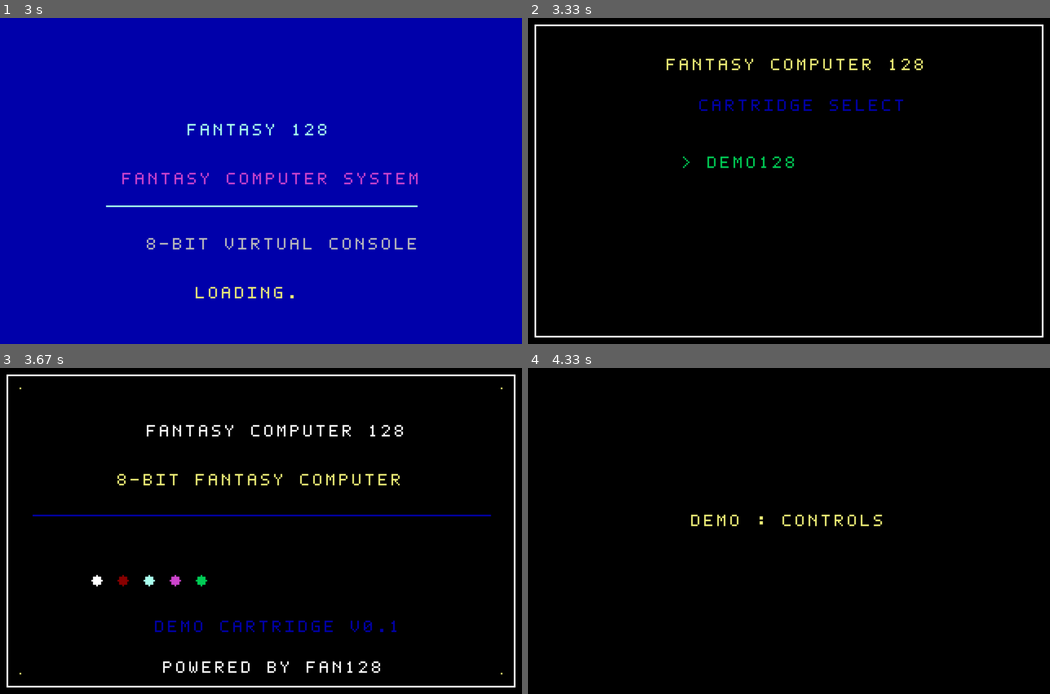
Above: before the commit, frames 1-4 (two rows, left to right).
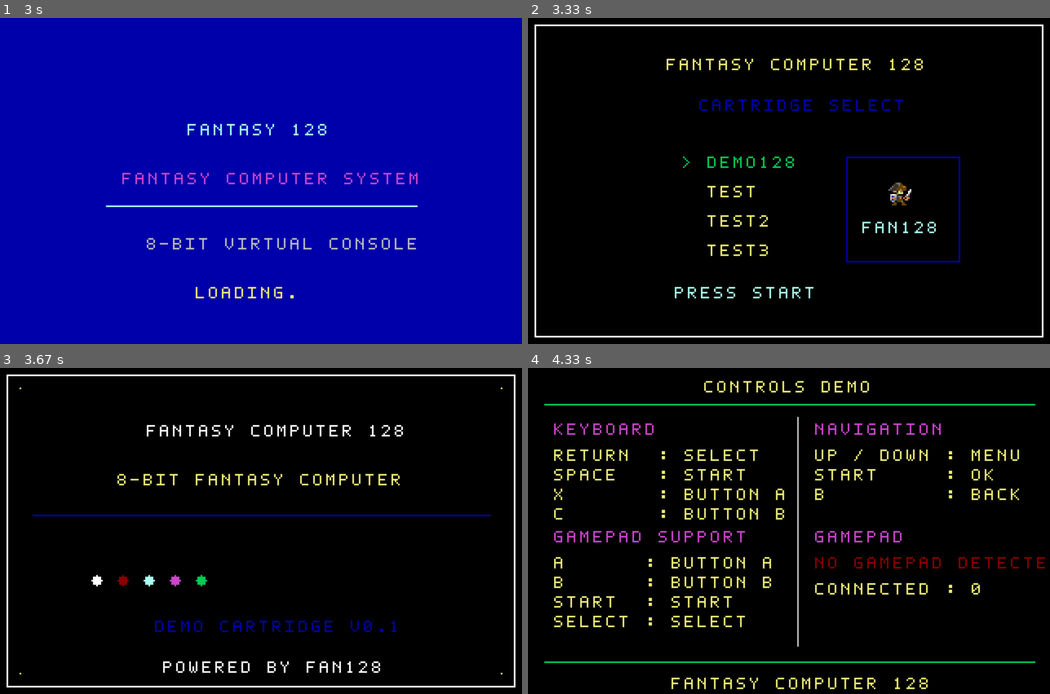
Above: after the commit, the same moments.

Repository: Christever/FantasyComputer128
Game: LÖVE game, started from main.lua
The game is run twice, just before and just after one commit, with the same random seed, the same clock (stepped at 60 frames per second) and the same inputs.
Inputs:
- Up to frame 1 (3 s): no input
- Up to frame 2 (3.33 s): no input
- Up to frame 3 (3.67 s): tap Enter at 3.33 s
- Up to frame 4 (4.33 s): tap Enter at 3.67, 4 s

Frame 1 is identical in both runs. In frame 2, 1.7% of the frame differs, in the area x 28-83%, y 42-87%; in frame 3, nothing differs; in frame 4, 8.7%, in the area x 3-100%, y 3-99%.

Commit message:
Add demo sprites and control demo for Fantasy Computer 128
- Introduced new sprite files for Chest, Player, Slime, and Tree.
- Created ControlsDemo.lua to display keyboard and gamepad controls.
- Added main.lua files for multiple cartridges (test, test2, test3, test4) with basic functionality and return options.
- Included a test PNG asset for visual representation.

Diff:
--- a/api/Input.lua
+++ b/api/Input.lua
@@ -103,7 +103,24 @@
         return 0
     end
 
-    return input:getJoystickCount()
+    return #input.joysticks
+end
+
+--- Retourne le nom d'une manette connectée.
+---@param joystickIndex integer
+---@return string
+function InputAPI.joystickName(joystickIndex)
+    if not input then
+        return ""
+    end
+
+    local joystickData = input.joysticks[joystickIndex]
+
+    if not joystickData then
+        return ""
+    end
+
+    return joystickData.joystick:getName()
 end
 
 --- Vérifie si une manette est connectée à un index donné.
--- a/api/fan128.lua
+++ b/api/fan128.lua
@@ -247,6 +247,11 @@
 ---@return integer
 function f_joystickCount() end
 
+--- Retourne le nom d'une manette connectée.
+---@param joystickIndex integer
+---@return string
+function f_joystickName(joystickIndex) end
+
 --- Vérifie si une manette est connectée.
 ---@param joystickIndex integer
 ---@return boolean
--- /dev/null
+++ b/cartridges/demo128/demos/ControlsDemo.lua
@@ -0,0 +1,47 @@
+local ControlsDemo = {}
+
+function ControlsDemo.draw()
+    f_cls(0)
+
+    f_print("CONTROLS DEMO", 108, 8, 7)
+    f_line(10, 22, 310, 22, 5)
+
+    -- Clavier
+    f_print("KEYBOARD", 16, 34, 4)
+    f_print("RETURN  : SELECT", 16, 50, 7)
+    f_print("SPACE   : START", 16, 62, 7)
+    f_print("X       : BUTTON A", 16, 74, 7)
+    f_print("C       : BUTTON B", 16, 86, 7)
+
+    -- Gamepad
+    f_print("GAMEPAD SUPPORT", 16, 100, 4)
+    f_print("A      : BUTTON A", 16, 116, 7)
+    f_print("B      : BUTTON B", 16, 128, 7)
+    f_print("START  : START", 16, 140, 7)
+    f_print("SELECT : SELECT", 16, 152, 7)
+
+    f_line(165, 30, 165, 170, 15)
+
+    -- Navigation
+    f_print("NAVIGATION", 176, 34, 4)
+    f_print("UP / DOWN : MENU", 176, 50, 7)
+    f_print("START     : OK", 176, 62, 7)
+    f_print("B         : BACK", 176, 74, 7)
+
+    f_print("GAMEPAD", 176, 100, 4)
+
+    if f_joystickCount() > 0 then
+        f_print("GAMEPAD DETECTED", 176, 116, 5)
+    else
+        f_print("NO GAMEPAD DETECTED", 176, 116, 2)
+    end
+    f_print("CONNECTED : " .. f_joystickCount(), 176, 132, 7)
+    if f_joystickCount() > 0 then
+        f_print(f_joystickName(1), 176, 144, 7)
+    end
+
+    f_line(10, 180, 310, 180, 5)
+    f_print("FANTASY COMPUTER 128", 88, 190, 7)
+end
+
+return ControlsDemo
--- a/cartridges/demo128/demos/SpritesDemo.lua
+++ b/cartridges/demo128/demos/SpritesDemo.lua
@@ -1,85 +1,16 @@
-local animationTimer = 0
-local currentFrame = 1
 local SpritesDemo = {}
-local playerFrames = {}
-local frameDuration = 0.25
+local PlayerSprite = require("cartridges.demo128.demos.sprites.PlayerSprite")
+local ChestSprite = require("cartridges.demo128.demos.sprites.ChestSprite")
+local SlimeSprite = require("cartridges.demo128.demos.sprites.SlimeSprite")
+local TreeSprite = require("cartridges.demo128.demos.sprites.TreeSprite")
 
-local function createPlayerSprite()
-    local sprite = f_sprite(16, 16, -1)
+local player, chest, slime, tree
 
-    -- Chapeau
-    for x = 5, 12 do
-        f_spr_pixel(sprite, x, 2, 4)
-    end
-
-    -- Tete
-    for y = 3, 8 do
-        for x = 4, 13 do
-            f_spr_pixel(sprite, x, y, 7)
-        end
-    end
-
-    -- Yeux
-    f_spr_pixel(sprite, 6, 5, 0)
-    f_spr_pixel(sprite, 11, 5, 0)
-
-    -- Corps
-    for y = 9, 13 do
-        for x = 5, 12 do
-            f_spr_pixel(sprite, x, y, 3)
-        end
-    end
-
-    return sprite
-end
-
-function SpritesDemo.createPlayer()
-    -- Image 1 : jambes normales
-    playerFrames[1] = createPlayerSprite()
-
-    for x = 5, 7 do
-        f_spr_pixel(playerFrames[1], x, 14, 4)
-    end
-
-    for x = 10, 12 do
-        f_spr_pixel(playerFrames[1], x, 14, 4)
-    end
-
-    -- Image 2 : jambe gauche avance
-    playerFrames[2] = createPlayerSprite()
-
-    for x = 5, 7 do
-        f_spr_pixel(playerFrames[2], x, 14, 4)
-    end
-
-    for x = 10, 12 do
-        f_spr_pixel(playerFrames[2], x, 15, 4)
-    end
-
-    -- Image 3 : jambe droite avance
-    playerFrames[3] = createPlayerSprite()
-
-    for x = 5, 7 do
-        f_spr_pixel(playerFrames[3], x, 15, 4)
-    end
-
-    for x = 10, 12 do
-        f_spr_pixel(playerFrames[3], x, 14, 4)
-    end
-end
-
-function SpritesDemo.update(dt)
-    animationTimer = animationTimer + dt
-
-    if animationTimer >= frameDuration then
-        animationTimer = animationTimer - frameDuration
-
-        currentFrame = currentFrame + 1
-
-        if currentFrame > #playerFrames then
-            currentFrame = 1
-        end
-    end
+function SpritesDemo.create()
+    player = PlayerSprite.create()
+    chest = ChestSprite.create()
+    slime = SlimeSprite.create()
+    tree = TreeSprite.create()
 end
 
 function SpritesDemo.draw()
@@ -93,17 +24,32 @@
 
     -- Zone gauche : creation directe
     f_print("SPRITE CREATION", 16, 34, 4)
-    f_print("Internal\ninstructions", 16, 46, 7)
 
-    local player = playerFrames[currentFrame]
-
+    -- Premiere rangee
     if player then
-        f_spr(player, 56, 72)
+        f_spr(player, 40, 60)
+        f_print("PLAYER", 32, 82, 7)
     end
 
-    f_print("f_sprite()", 16, 130, 7)
-    f_print("f_spr_pixel()", 16, 142, 7)
-    f_print("f_spr()", 16, 154, 7)
+    if chest then
+        f_spr(chest, 112, 60)
+        f_print("CHEST", 104, 82, 7)
+    end
+
+    -- Deuxieme rangee
+    if slime then
+        f_spr(slime, 40, 100)
+        f_print("SLIME", 32, 122, 7)
+    end
+
+    if tree then
+        f_spr(tree, 112, 100)
+        f_print("TREE", 108, 122, 7)
+    end
+
+    -- Instructions
+    f_print("f_sprite()", 16, 142, 3)
+    f_print("f_spr_pixel()", 16, 154, 3)
 
     -- Separateur vertical
     f_line(160, 30, 160, 175, 5)
@@ -111,7 +57,6 @@
     -- Zone droite : spritesheet
     f_print("SPRITESHEET", 180, 34, 3)
     f_print("Image loading", 180, 46, 7)
-
     f_print("Coming soon...", 180, 90, 6)
 
     -- Bas de l'ecran
--- /dev/null
+++ b/cartridges/demo128/demos/sprites/ChestSprite.lua
@@ -0,0 +1,35 @@
+local ChestSprite = {}
+
+function ChestSprite.create()
+    local sprite = f_sprite(16, 16, -1)
+
+    -- Corps du coffre
+    for y = 5, 13 do
+        for x = 2, 13 do
+            f_spr_pixel(sprite, x, y, 4)
+        end
+    end
+
+    -- Couvercle
+    for y = 3, 5 do
+        for x = 2, 13 do
+            f_spr_pixel(sprite, x, y, 6)
+        end
+    end
+
+    -- Bordure
+    for y = 5, 13 do
+        f_spr_pixel(sprite, 2, y, 6)
+        f_spr_pixel(sprite, 13, y, 6)
+    end
+
+    -- Fermeture
+    f_spr_pixel(sprite, 7, 7, 7)
+    f_spr_pixel(sprite, 8, 7, 7)
+    f_spr_pixel(sprite, 7, 8, 7)
+    f_spr_pixel(sprite, 8, 8, 7)
+
+    return sprite
+end
+
+return ChestSprite
--- /dev/null
+++ b/cartridges/demo128/demos/sprites/PlayerSprite.lua
@@ -0,0 +1,41 @@
+local PlayerSprite = {}
+
+function PlayerSprite.create()
+    local sprite = f_sprite(16, 16, -1)
+
+    -- Chapeau
+    for x = 5, 12 do
+        f_spr_pixel(sprite, x, 2, 4)
+    end
+
+    -- Tete
+    for y = 3, 8 do
+        for x = 4, 13 do
+            f_spr_pixel(sprite, x, y, 7)
+        end
+    end
+
+    -- Yeux
+    f_spr_pixel(sprite, 6, 5, 0)
+    f_spr_pixel(sprite, 11, 5, 0)
+
+    -- Corps
+    for y = 9, 13 do
+        for x = 5, 12 do
+            f_spr_pixel(sprite, x, y, 3)
+        end
+    end
+
+    -- Jambes
+    for x = 5, 7 do
+        f_spr_pixel(sprite, x, 14, 4)
+    end
+
+    for x = 10, 12 do
+        f_spr_pixel(sprite, x, 14, 4)
+    end
+
+    return sprite
+end
+
+return PlayerSprite
--- /dev/null
+++ b/cartridges/demo128/demos/sprites/SlimeSprite.lua
@@ -0,0 +1,40 @@
+local SlimeSprite = {}
+
+function SlimeSprite.create()
+    local sprite = f_sprite(16, 16, -1)
+
+    -- Corps
+    for y = 5, 11 do
+        local startX = 3
+        local endX = 12
+
+        if y == 5 then
+            startX = 6
+            endX = 9
+        elseif y == 6 then
+            startX = 4
+            endX = 11
+        end
+
+        for x = startX, endX do
+            f_spr_pixel(sprite, x, y, 3)
+        end
+    end
+
+    -- Base
+    for x = 2, 13 do
+        f_spr_pixel(sprite, x, 12, 3)
+    end
+
+    -- Yeux
+    f_spr_pixel(sprite, 6, 8, 7)
+    f_spr_pixel(sprite, 10, 8, 7)
+
+    -- Pupilles
+    f_spr_pixel(sprite, 6, 9, 0)
+    f_spr_pixel(sprite, 10, 9, 0)
+
+    return sprite
+end
+
+return SlimeSprite
--- /dev/null
+++ b/cartridges/demo128/demos/sprites/TreeSprite.lua
@@ -0,0 +1,40 @@
+local TreeSprite = {}
+
+function TreeSprite.create()
+    local sprite = f_sprite(16, 16, -1)
+
+    -- Feuillage
+    for y = 2, 9 do
+        local startX = 4
+        local endX = 11
+
+        if y == 2 then
+            startX = 7
+            endX = 8
+        elseif y == 3 then
+            startX = 5
+            endX = 10
+        elseif y == 8 then
+            startX = 2
+            endX = 13
+        elseif y == 9 then
+            startX = 4
+            endX = 11
+        end
+
+        for x = startX, endX do
+            f_spr_pixel(sprite, x, y, 3)
+        end
+    end
+
+    -- Tronc
+    for y = 10, 14 do
+        for x = 7, 8 do
+            f_spr_pixel(sprite, x, y, 4)
+        end
+    end
+
+    return sprite
+end
+
+return TreeSprite
--- a/cartridges/demo128/main.lua
+++ b/cartridges/demo128/main.lua
@@ -4,6 +4,7 @@
 local GraphicsDemo  = require("cartridges.demo128.demos.GraphicsDemo")
 local PaletteDemo   = require("cartridges.demo128.demos.PaletteDemo")
 local SpritesDemo   = require("cartridges.demo128.demos.SpritesDemo")
+local ControlsDemo  = require("cartridges.demo128.demos.ControlsDemo")
 
 local SCREEN_WIDTH  = Config.SCREEN_WIDTH
 local SCREEN_HEIGHT = Config.SCREEN_HEIGHT
@@ -17,7 +18,8 @@
 
 
 function BOOT()
-    SpritesDemo.createPlayer()
+    SpritesDemo.create()
+
 end
 
 function FAN128(dt)
@@ -41,12 +43,13 @@
             currentScreen = "demo"
         end
     elseif currentScreen == "demo" then
-        if selectedItem == "GRAPHICS" then
+        if selectedItem == "CONTROLS" then
+            ControlsDemo.draw()
+        elseif selectedItem == "GRAPHICS" then
             GraphicsDemo.draw()
         elseif selectedItem == "PALETTE" then
             PaletteDemo.draw()
         elseif selectedItem == "SPRITES" then
-            SpritesDemo.update(dt)
             SpritesDemo.draw()
         else
             f_print("DEMO : " .. selectedItem, 100, 90, 7)
--- a/cartridges/main.lua
+++ b/cartridges/main.lua
@@ -1,12 +1,29 @@
 local cartridges = f_get_cartridges()
 local selection = 1
+local elapsed = 0
+
+local MAX_VISIBLE_CARTRIDGES = 4
+local firstVisible = 1
+
+local titleSheet
+local titleAnimation
 
 function BOOT()
     selection = 1
+    firstVisible = 1
+    elapsed = 0
+
+    titleSheet = f_spritesheet("cartridges/assets/title.png", 16, 16)
+    titleAnimation = f_animation(titleSheet, { 1, 2 }, 2, "loop")
 end
 
 function FAN128(dt)
     f_cls(0)
+    elapsed = elapsed + dt
+
+    f_rect(195, 85, 70, 65, 6)
+    f_spr(titleAnimation, 220, 100)
+    f_print("FAN128", 205, 125, 3)
 
     -- Cadre
     f_rect(4, 4, 312, 192, 1)
@@ -16,8 +33,9 @@
     f_print("CARTRIDGE SELECT", 105, 50, 6)
 
     -- Liste des cartouches
-    for i, cartridge in ipairs(cartridges) do
-        local y = 85 + (i - 1) * 18
+    for i = firstVisible, math.min(firstVisible + MAX_VISIBLE_CARTRIDGES - 1, #cartridges) do
+        local cartridge = cartridges[i]
+        local y = 85 + (i - firstVisible) * 18
 
         if i == selection then
             f_print(">", 95, y, 5)
@@ -45,6 +63,16 @@
         selection = 1
     end
 
+    if selection < firstVisible then
+        firstVisible = selection
+    elseif selection >= firstVisible + MAX_VISIBLE_CARTRIDGES then
+        firstVisible = selection - MAX_VISIBLE_CARTRIDGES + 1
+    end
+
+    if math.floor(elapsed * 2) % 2 == 0 then
+        f_print("PRESS START", 90, 165, 3)
+    end
+
     -- Validation
     if f_btnp("START") then
         f_load_cartridge(cartridges[selection].path)
--- /dev/null
+++ b/cartridges/test /main.lua
@@ -0,0 +1,22 @@
+local Config = require("cartridges.demo128.config")
+
+
+local SCREEN_WIDTH  = Config.SCREEN_WIDTH
+local SCREEN_HEIGHT = Config.SCREEN_HEIGHT
+local CENTER_X      = SCREEN_WIDTH / 2
+local CENTER_Y      = SCREEN_HEIGHT / 2
+
+function BOOT()
+
+end
+
+function FAN128(dt)
+    f_cls(0)
+    f_print("Cartouche 1", 115, 100, 2)
+    f_print("PRESS B TO RETURN", 90, 180, 3)
+
+    if f_btnp("B") then
+        f_load_cartridge("cartridges/main.lua")
+        return
+    end
+end
--- /dev/null
+++ b/cartridges/test2/main.lua
@@ -0,0 +1,25 @@
+
+local Config        = require("cartridges.demo128.config")
+
+
+local SCREEN_WIDTH  = Config.SCREEN_WIDTH
+local SCREEN_HEIGHT = Config.SCREEN_HEIGHT
+local CENTER_X      = SCREEN_WIDTH / 2
+local CENTER_Y      = SCREEN_HEIGHT / 2
+
+function BOOT()
+
+
+end
+
+function FAN128(dt)
+    f_cls(0)
+    f_print("Cartouche 2", 115,100,2)
+
+        f_print("PRESS B TO RETURN", 90, 180, 3)
+
+    if f_btnp("B") then
+        f_load_cartridge("cartridges/main.lua")
+        return
+    end
+end
--- /dev/null
+++ b/cartridges/test3/main.lua
@@ -0,0 +1,23 @@
+local Config = require("cartridges.demo128.config")
+
+
+local SCREEN_WIDTH  = Config.SCREEN_WIDTH
+local SCREEN_HEIGHT = Config.SCREEN_HEIGHT
+local CENTER_X      = SCREEN_WIDTH / 2
+local CENTER_Y      = SCREEN_HEIGHT / 2
+
+function BOOT()
+
+end
+
+function FAN128(dt)
+    f_cls(0)
+    f_print("Cartouche 3", 115, 100, 2)
+
+    f_print("PRESS B TO RETURN", 90, 180, 3)
+
+    if f_btnp("B") then
+        f_load_cartridge("cartridges/main.lua")
+        return
+    end
+end
--- /dev/null
+++ b/cartridges/test4/main.lua
@@ -0,0 +1,23 @@
+local Config = require("cartridges.demo128.config")
+
+
+local SCREEN_WIDTH  = Config.SCREEN_WIDTH
+local SCREEN_HEIGHT = Config.SCREEN_HEIGHT
+local CENTER_X      = SCREEN_WIDTH / 2
+local CENTER_Y      = SCREEN_HEIGHT / 2
+
+function BOOT()
+
+end
+
+function FAN128(dt)
+    f_cls(0)
+    f_print("Cartouche 4", 115, 100, 2)
+
+    f_print("PRESS B TO RETURN", 90, 180, 3)
+
+    if f_btnp("B") then
+        f_load_cartridge("cartridges/main.lua")
+        return
+    end
+end
--- a/programs/main.lua
+++ /dev/null
@@ -1,15 +0,0 @@
-function BOOT()
-
-end
-
-function FAN128()
-
-
-    for i = 0, 15 do
-        local x = 20 + (i % 8) * 36
-        local y = 40 + math.floor(i / 8) * 60
-
-        rect_fill(x, y, x + 28, y + 40, i)
-        print(tostring(i), x, y + 44, 1)
-    end
-end
--- a/system/Config.lua
+++ b/system/Config.lua
@@ -18,4 +18,6 @@
 -- Mode debug
 Config.DEBUG_MODE = false
 
+Config.LOADING_DURATION = 1
+
 return Config
--- a/system/Program.lua
+++ b/system/Program.lua
@@ -95,6 +95,7 @@
         f_direction         = InputAPI.direction,
         f_joystickCount     = InputAPI.joystickCount,
         f_joystickConnected = InputAPI.joystickConnected,
+        f_joystickName      = InputAPI.joystickName,
 
         -- Accès mémoire
         f_peek              = MemoryAPI.peek,
--- a/system/System.lua
+++ b/system/System.lua
@@ -12,6 +12,9 @@
 local MemoryAPI        = require("api.Memory")
 local AnimationManager = require("system.video.AnimationManager")
 
+local SpriteSheet      = require("system.video.SpriteSheet")
+local Animation        = require("system.video.Animation")
+
 ---@class System
 ---@field memory Memory
 ---@field cpu CPU
@@ -70,8 +73,6 @@
     self.animationManager     = nil
     self.cartridgeLoader      = nil
 
-
-
     return self
 end
 
@@ -86,7 +87,7 @@
     self.audio            = Audio.new()
     self.animationManager = AnimationManager.new()
 
-    self.cartridgeError   = nil
+    self.cartridgeError = nil
 
     self.video:init()
     self.input:init()
@@ -190,6 +191,10 @@
 ---@param dt number Temps écoulé depuis la dernière frame.
 function System:update(dt)
     self.audio:update(dt)
+
+    if self.loadingAnimation then
+        self.loadingAnimation:update(dt)
+    end
 
     if self.startup and not self.startup.finished then
         self.startup:update(dt)
--- a/system/input/Input.lua
+++ b/system/input/Input.lua
@@ -48,7 +48,7 @@
 
 local function joystickremoved(self, joystick)
     for i, current in ipairs(self.joysticks) do
-        if current == joystick then
+        if current.joystick == joystick then
             table.remove(self.joysticks, i)
             break
         end
Binary file removed: assets/sprites/decoration_5.png
Binary file removed: assets/sprites/enemy.png
Binary file removed: assets/sprites/tile_13.png
Renamed: assets/sprites/test.png -> cartridges/assets/title.png
Binary file added: cartridges/demo128/assets/sprites/dancer.png
Renamed: assets/sprites/heart.png -> cartridges/demo128/assets/sprites/heart.png
Binary file added: cartridges/demo128/assets/sprites/perso.png
Binary file added: cartridges/demo128/assets/sprites/test.png
